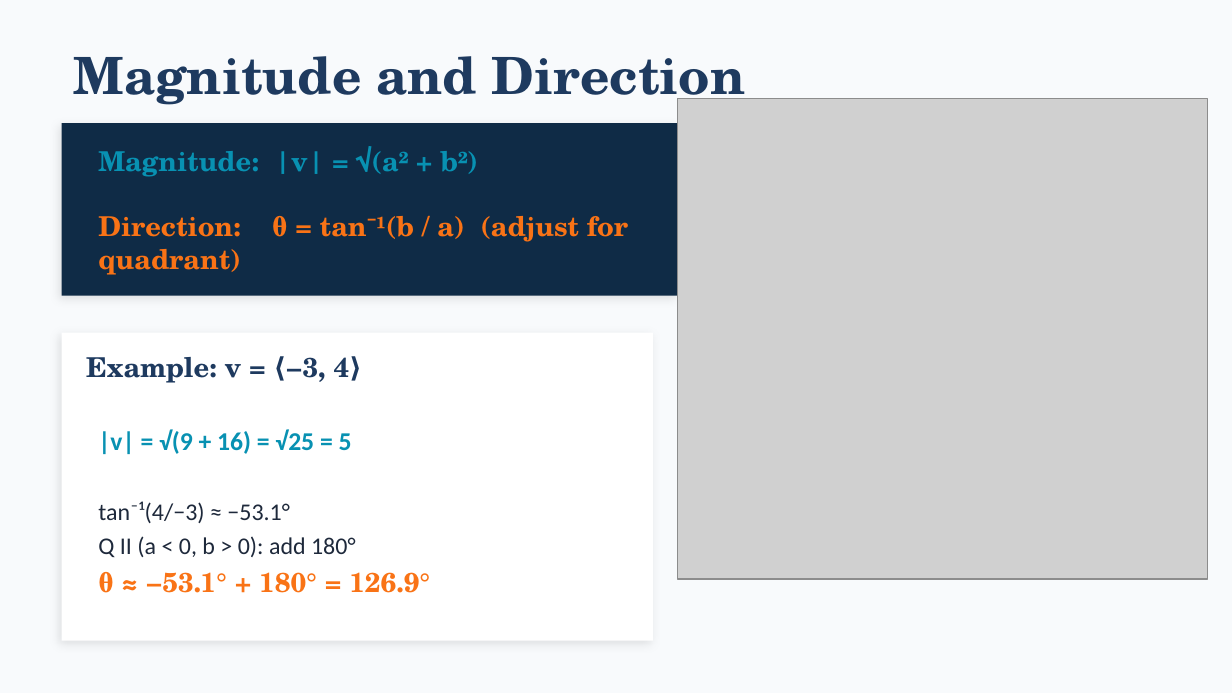
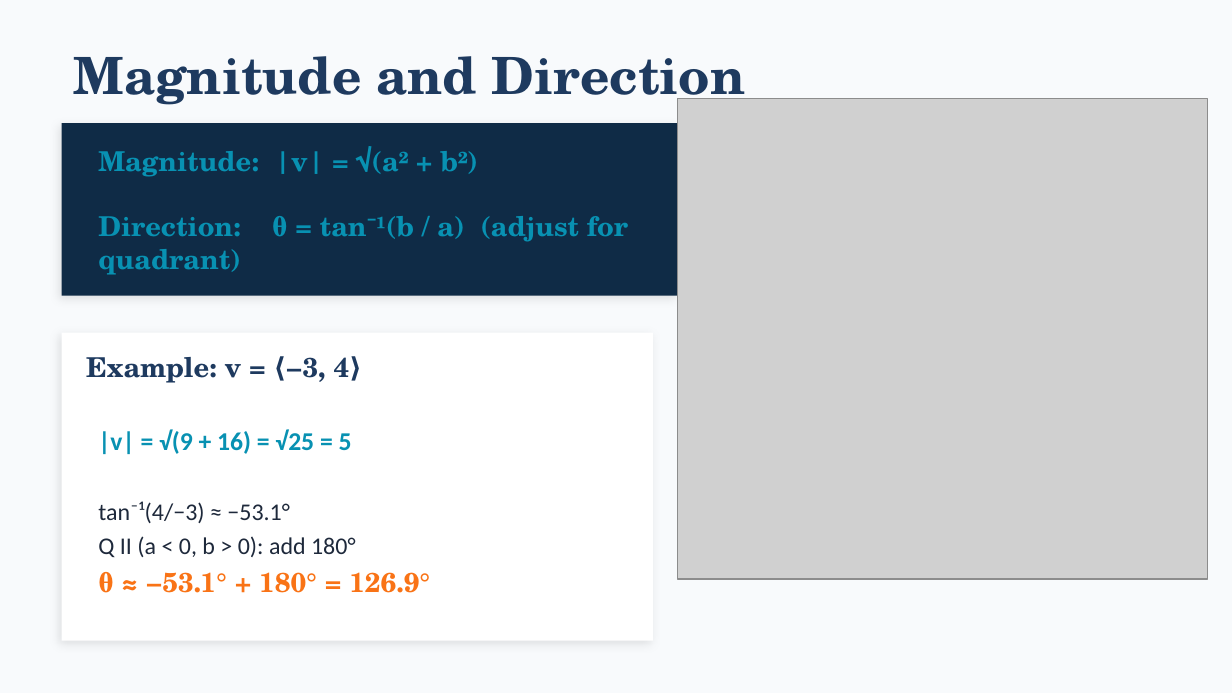
Before and after one commit to andrewhvolk/andrewhvolk.github.io, a slide deck: slide 8 of slides/Math130Unit3D.pptx. Drawn at 1232x693 pixels with LibreOffice and Linux fonts; fonts in the diff are those of the drawing; grey boxes stand for pictures. Boxes give left, top, right and bottom in pixels: in the first picture for what was removed or moved away, otherwise in the second. Text is boxed around its words. In the diff, an @@ line names an element or a change of style, - is before the commit and + after.

```diff
--- a/slides/Math130Unit3D.pptx
+++ b/slides/Math130Unit3D.pptx
@@ text at (x1=98, y1=216, x2=628, y2=242): text colour #F97316 to #0891B2 in "Direction: θ = tan⁻¹(b / a) (adjust ..." @@
```
Also in this commit, not shown: 2 other slides changed, 2 other files.
